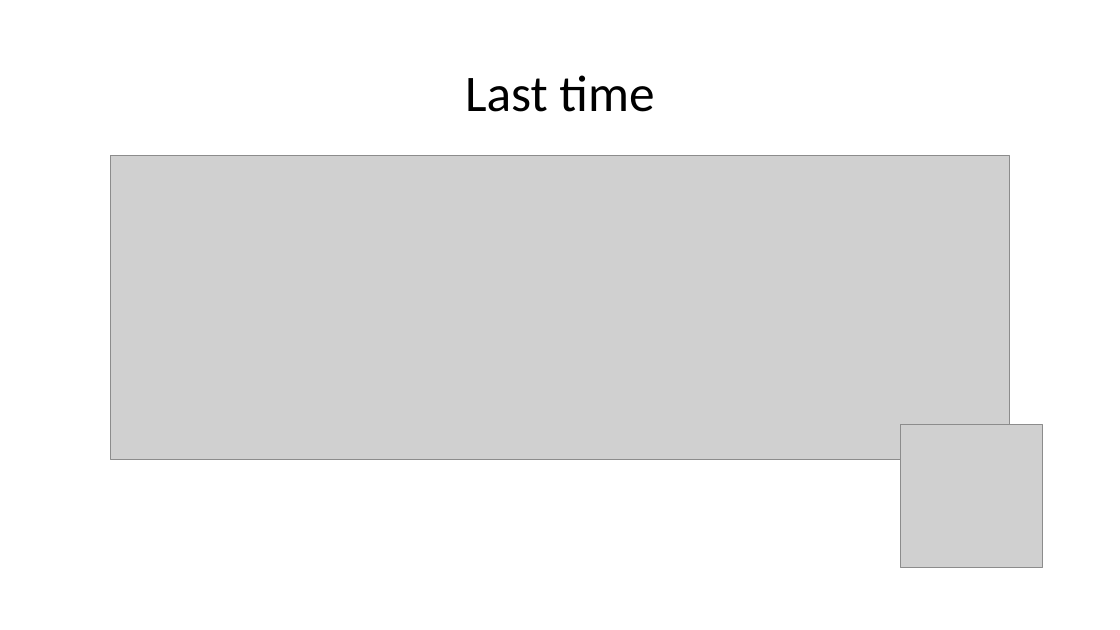
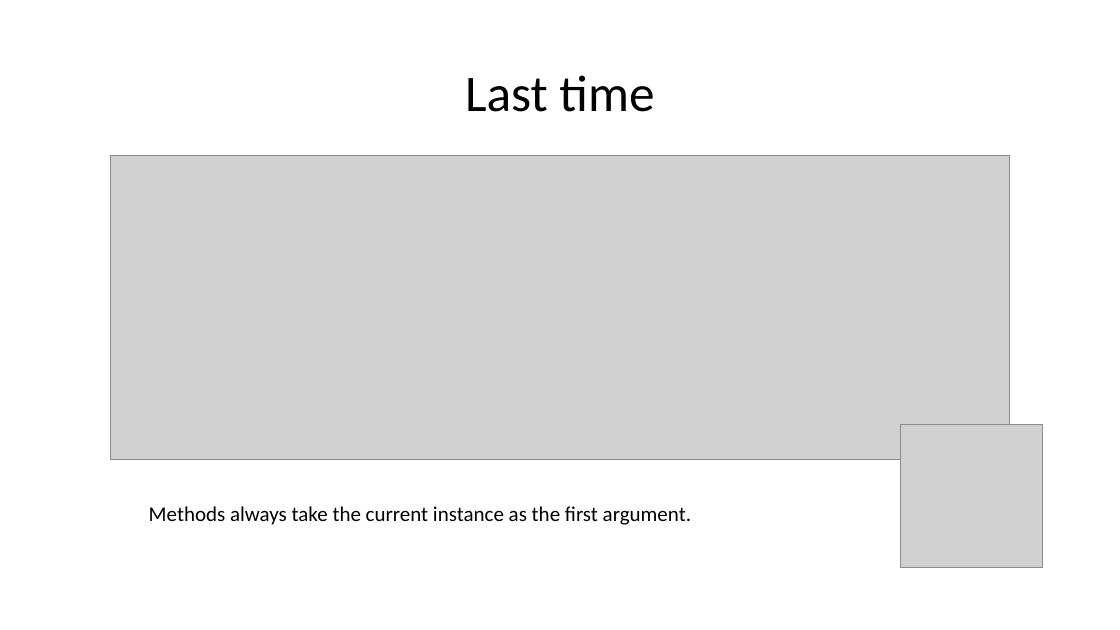
Before and after one commit to wilkotom/python_examples, a slide deck: slide 2 of Python as an additional language/Lesson 6/Session 6.pptx. Drawn at 1120x630 pixels with LibreOffice and Linux fonts; fonts in the diff are those of the drawing; grey boxes stand for pictures. Boxes give left, top, right and bottom in pixels: in the first picture for what was removed or moved away, otherwise in the second. Text is boxed around its words. In the diff, an @@ line names an element or a change of style, - is before the commit and + after.

```diff
--- a/Python as an additional language/Lesson 6/Session 6.pptx
+++ b/Python as an additional language/Lesson 6/Session 6.pptx
@@ text added at [149,506,691,525], 18 pt, text #000000 @@
+Methods always take the current instance as the first argument.
```
Also in this commit, not shown: 1 slide added.
